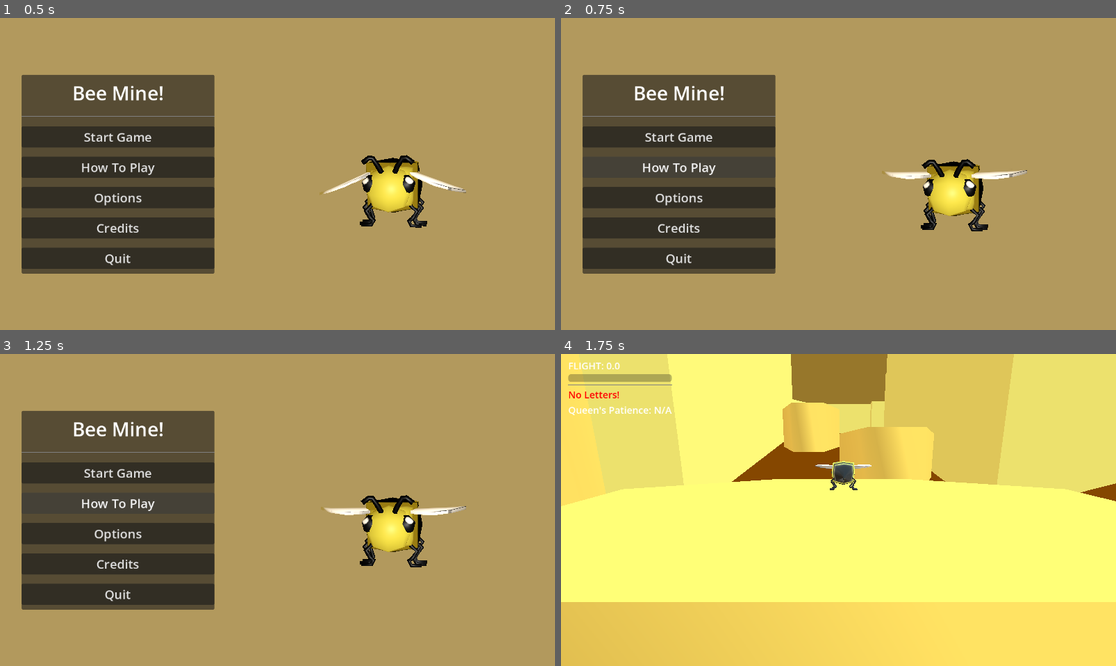
Above: before the commit, frames 1-4 (two rows, left to right).
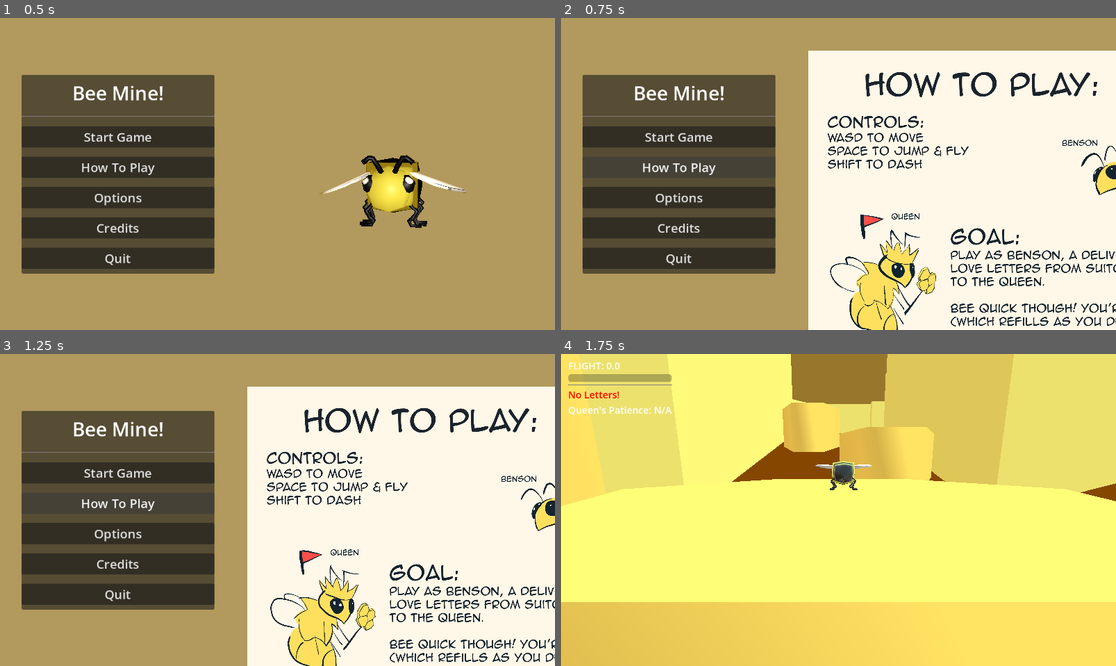
Above: after the commit, the same moments.

Repository: GunterJr/game-jam-feb
Game: Godot game, scene res://scenes/areas/main-menu.tscn
The game is run twice, just before and just after one commit, with the same random seed, the same clock (stepped at 60 frames per second) and the same inputs. Sound files missing from this copy of the repository are replaced by a short silence.
Inputs:
- Up to frame 1 (0.5 s): no input
- Up to frame 2 (0.75 s): click "How To Play" at 0.5 s
- Up to frame 3 (1.25 s): no input
- Up to frame 4 (1.75 s): click "Start Game" at 1.25 s

Frame 1 is identical in both runs. In frame 2, 49% of the frame differs, in the area x 44-100%, y 10-100%; in frame 3, 49%; in frame 4, nothing differs.

Commit message:
how to play

Diff:
--- a/scenes/areas/main-menu.tscn
+++ b/scenes/areas/main-menu.tscn
@@ -3,6 +3,7 @@
 [ext_resource type="Script" uid="uid://b8ncji6qyq7np" path="res://scripts/main_menu.gd" id="1_jyjuj"]
 [ext_resource type="Texture2D" uid="uid://bv8wjxnj2i3ox" path="res://models/benson_Low_Poly_Bee_Base_color.webp" id="2_h5rob"]
 [ext_resource type="AudioStream" uid="uid://ja5hi2vq3iy0" path="res://audio/fx/byebye.wav" id="3_oq6nt"]
+[ext_resource type="Texture2D" uid="uid://dhd87jft1jxig" path="res://textures/howtoplaysheet.PNG" id="4_vnpvw"]
 
 [sub_resource type="Environment" id="Environment_oq6nt"]
 background_mode = 1
@@ -115,6 +116,28 @@
 &"upanddown": SubResource("Animation_fcb31")
 }
 
+[sub_resource type="AtlasTexture" id="AtlasTexture_7uxvh"]
+atlas = ExtResource("4_vnpvw")
+region = Rect2(0, 0, 2360, 1640)
+
+[sub_resource type="AtlasTexture" id="AtlasTexture_j4mtp"]
+atlas = ExtResource("4_vnpvw")
+region = Rect2(2360, 0, 2360, 1640)
+
+[sub_resource type="SpriteFrames" id="SpriteFrames_1et3q"]
+animations = [{
+"frames": [{
+"duration": 1.0,
+"texture": SubResource("AtlasTexture_7uxvh")
+}, {
+"duration": 1.0,
+"texture": SubResource("AtlasTexture_j4mtp")
+}],
+"loop": true,
+"name": &"default",
+"speed": 5.0
+}]
+
 [node name="MainMenu" type="Node3D" unique_id=106731812]
 script = ExtResource("1_jyjuj")
 
@@ -208,5 +231,15 @@
 stream = ExtResource("3_oq6nt")
 pitch_scale = 1.4
 
+[node name="HowToPlaySheet" type="AnimatedSprite2D" parent="." unique_id=1388198831]
+visible = false
+position = Vector2(513, 68)
+scale = Vector2(0.4, 0.4)
+sprite_frames = SubResource("SpriteFrames_1et3q")
+autoplay = "default"
+frame_progress = 0.8446879
+centered = false
+
 [connection signal="pressed" from="MarginContainer/PanelContainer/CenterContainer/MarginContainer/Menu/StartGame" to="." method="_on_start_game_pressed"]
+[connection signal="pressed" from="MarginContainer/PanelContainer/CenterContainer/MarginContainer/Menu/Help" to="." method="_on_help_pressed"]
 [connection signal="pressed" from="MarginContainer/PanelContainer/CenterContainer/MarginContainer/Menu/Exit" to="." method="_on_exit_pressed"]
--- a/scripts/main_menu.gd
+++ b/scripts/main_menu.gd
@@ -1,4 +1,6 @@
 extends Node3D
+
+@onready var howToPlaySheet: AnimatedSprite2D = $HowToPlaySheet
 
 # Called when the node enters the scene tree for the first time.
 func _ready() -> void:
@@ -16,3 +18,7 @@
 	%AudioStreamPlayer.play()
 	await %AudioStreamPlayer.finished
 	get_tree().quit()
+
+
+func _on_help_pressed() -> void:
+	howToPlaySheet.visible = !howToPlaySheet.visible
Binary file added: textures/howtoplaysheet.PNG
Not shown, added: textures/howtoplaysheet.PNG.import
